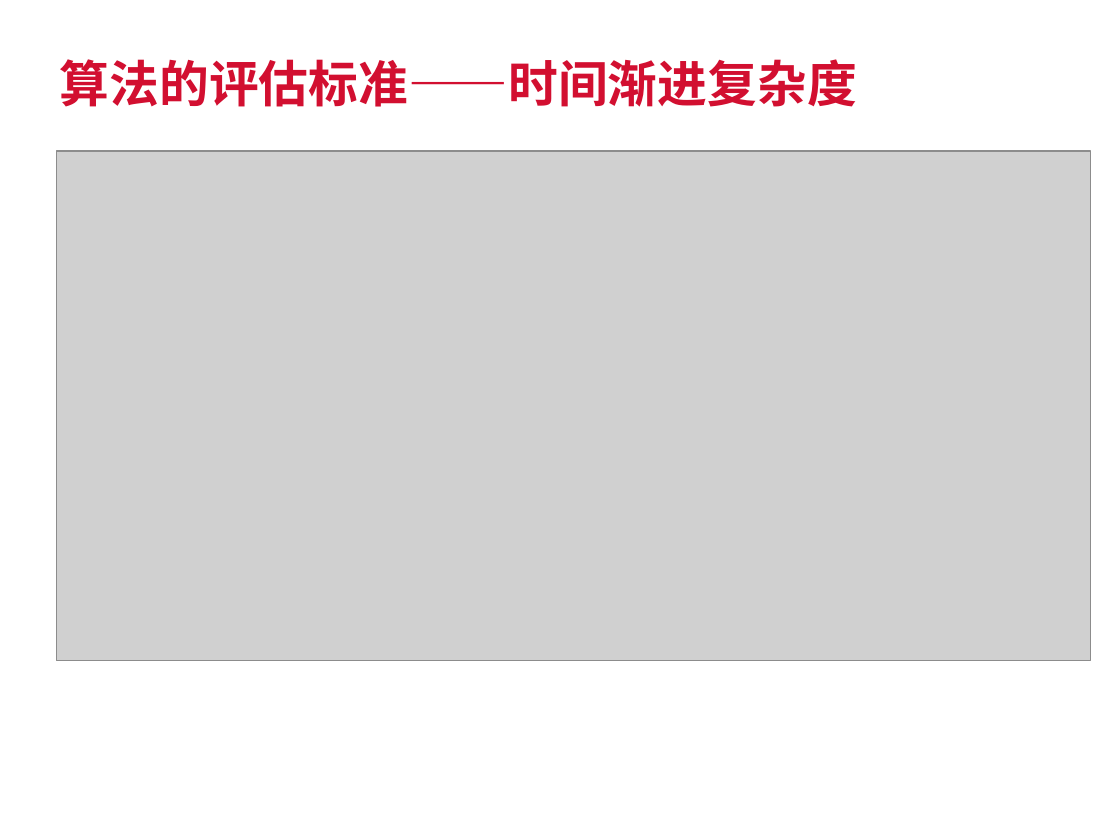
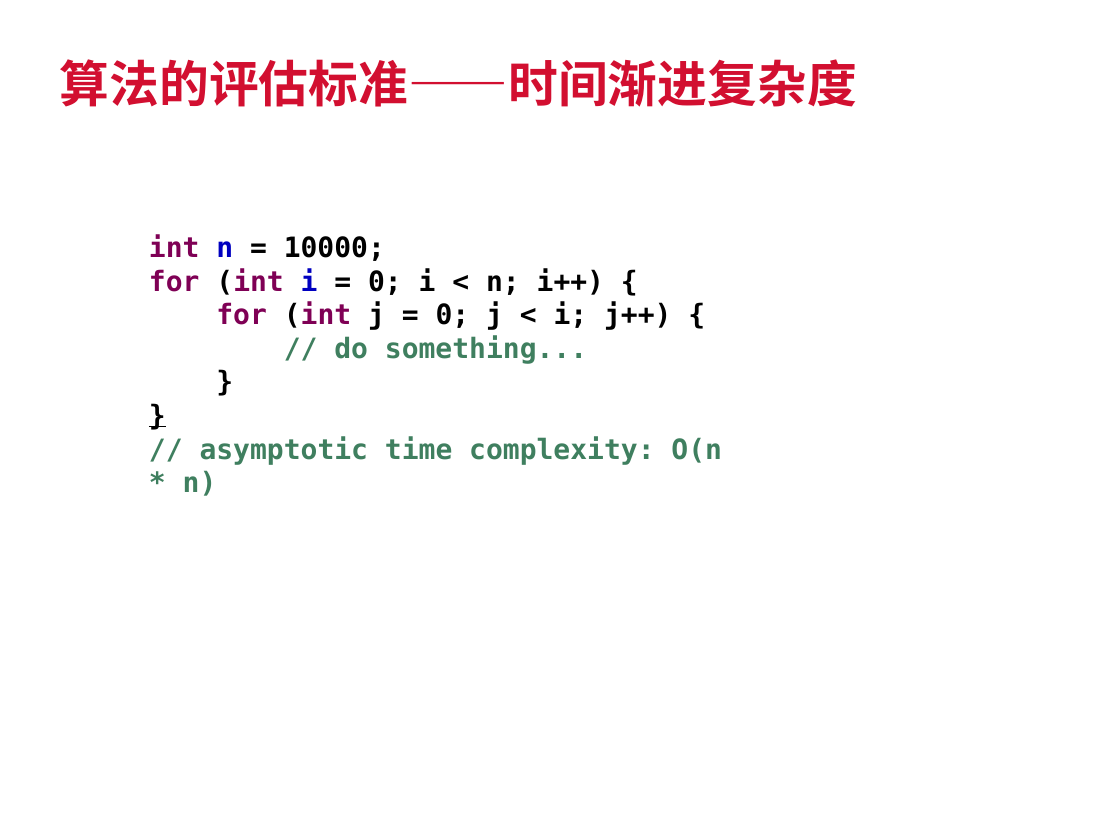
Before and after one commit to SherlockGn/documents, a slide deck: slide 12 of trendmicro template.pptx. Drawn at 1120x840 pixels with LibreOffice and Linux fonts; fonts in the diff are those of the drawing; grey boxes stand for pictures; background and template pictures are left out. Boxes give left, top, right and bottom in pixels: in the first picture for what was removed or moved away, otherwise in the second. Text is boxed around its words. In the diff, an @@ line names an element or a change of style, - is before the commit and + after.

```diff
--- a/trendmicro template.pptx
+++ b/trendmicro template.pptx
@@ picture removed at (56,151,1090,661) @@
@@ text added at (149,235,722,465), 18 pt, text #3F7F5F, bold @@
+int n = 10000;
+for (int i = 0; i < n; i++) {
+for (int j = 0; j < i; j++) {
+// do something...
+}
+}
+// asymptotic time complexity: O(n * n)
```
Also in this commit, not shown: 3 other slides changed, 24 slides added, 9 other files.
